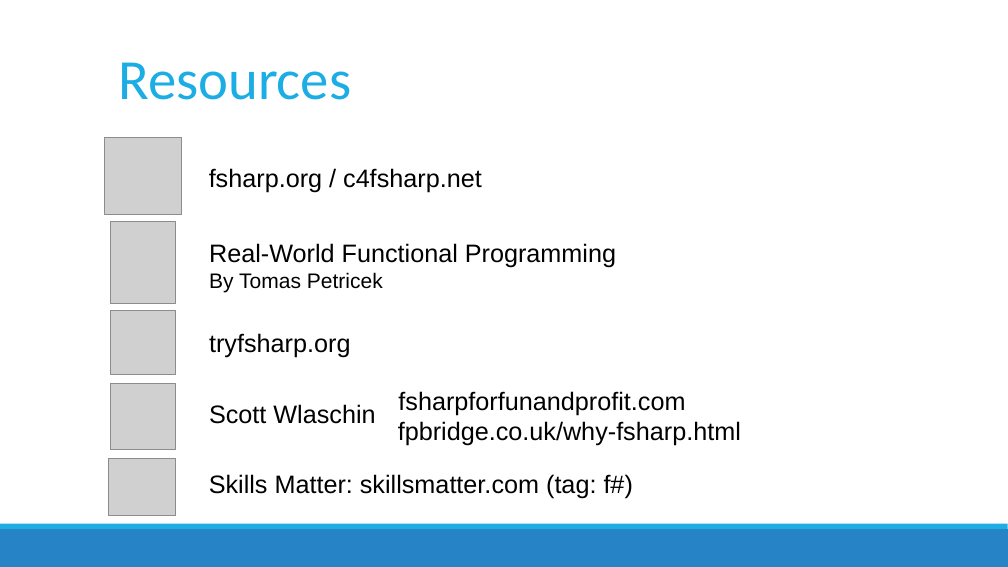
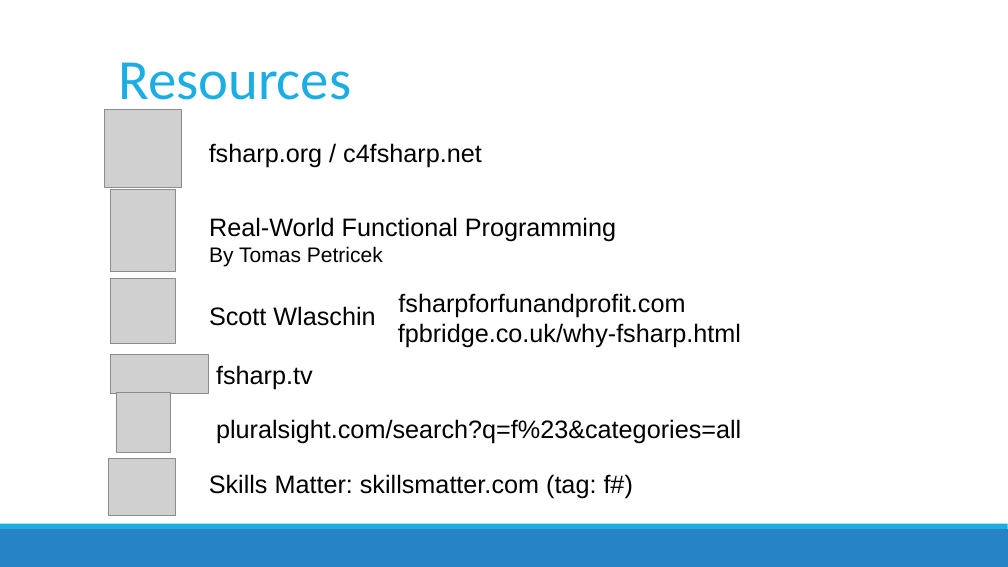
Before and after one commit to featuresnap/fsharpworkshop, a slide deck: slide 60 of FSharpWorkshop_Slides.pptx (slide 72 before the commit). Drawn at 1008x567 pixels with LibreOffice and Linux fonts; fonts in the diff are those of the drawing; grey boxes stand for pictures. Boxes give left, top, right and bottom in pixels: in the first picture for what was removed or moved away, otherwise in the second. Text is boxed around its words. In the diff, an @@ line names an element or a change of style, - is before the commit and + after.

```diff
--- a/FSharpWorkshop_Slides.pptx
+++ b/FSharpWorkshop_Slides.pptx
@@ picture: place and size @@
-picture at (104, 138, 182, 216)
+picture at (104, 110, 182, 188)
@@ text "fsharp.org / c4fsharp.net": place and size @@
-text "fsharp.org / c4fsharp.net" at (209, 168, 482, 193)
+text "fsharp.org / c4fsharp.net" at (209, 143, 482, 168)
@@ picture: place and size @@
-picture at (110, 222, 176, 303)
+picture at (110, 189, 176, 271)
@@ text "Real-World Functional Programming": place and size @@
-text "Real-World Functional Programming" at (209, 243, 616, 292)
+text "Real-World Functional Programming" at (209, 217, 616, 266)
@@ picture: place and size @@
-picture at (110, 384, 176, 450)
+picture at (110, 278, 176, 344)
@@ picture removed at (110, 311, 176, 375) @@
@@ 3 texts: place and size @@
-3 texts at (209, 391, 741, 445)
+3 texts at (209, 293, 741, 347)
@@ picture added at (110, 355, 209, 393) @@
@@ text removed at (209, 333, 350, 358) @@
-tryfsharp.org
@@ text added at (216, 365, 313, 390), 24 pt, text #000000 @@
+fsharp.tv
@@ picture added at (116, 392, 170, 452) @@
@@ text added at (216, 419, 741, 444), 24 pt, text #000000 @@
+pluralsight.com/search?q=f%23&categories=all
```
Also in this commit, not shown: 20 other slides changed, 1 slide added, 13 slides removed, 1 other file.
